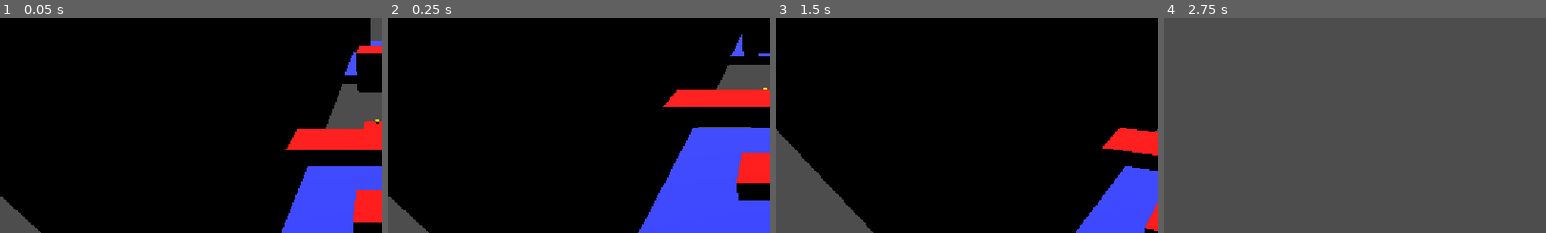
Above: before the commit, frames 1-4 (left to right).
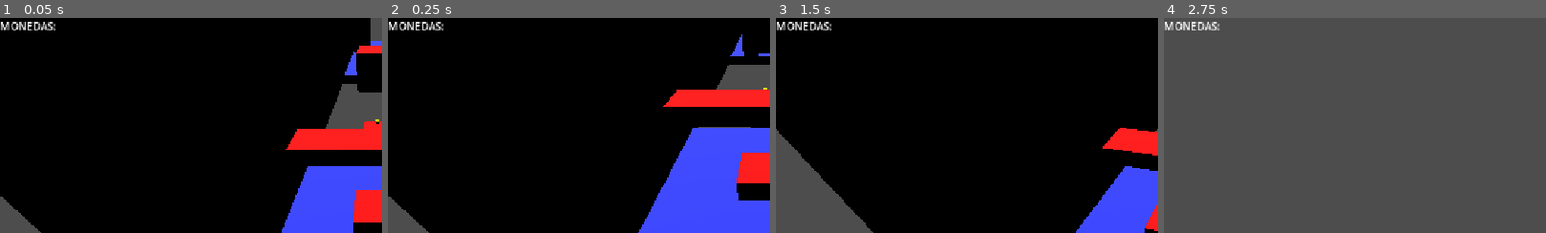
Above: after the commit, the same moments.

Repository: GonzaloDP/Movimiento3D-y-Grayboxing
Game: Godot game, scene res://Escenas/mundo.tscn
Two runs of this game, one before a commit and one after it. Both use one fixed random seed, a clock stepped at 60 frames per second and the inputs below. The project has no main scene, so this scene is started directly.
Inputs (mouse positions are % of the whole screen's width and height, from its top left):
- Up to frame 1 (0.05 s): no input
- Up to frame 2 (0.25 s): no input
- Up to frame 3 (1.5 s): tap Enter at 0.5 s; move the mouse to (55, 50) at 0.52 s; hold D (derecha) 0.53-1.28 s; tap Shift (dash) at 0.6 s; tap Space (salto) at 0.77, 1.25 s; move the mouse to (45, 50) at 1.27 s; hold A (izquierda) from 1.28 s (still down); tap W (delante) at 1.35 s
- Up to frame 4 (2.75 s): tap Space (salto) at 1.52 s; move the mouse to (52, 48) at 2.02 s; release A (izquierda) at 2.03 s; hold D (derecha) from 2.03 s (still down); hold S (detrás) from 2.03 s (still down)
The pictures show only the part of the screen within x 0-50%, y 0-50%; the shares and areas given below are measured in that part.

The runs differ from the first frame. In frame 1, 0.4% of the frame differs, in the area x 0-15%, y 1-6%; in frame 2, 0.4%; in frame 3, 0.4%; in frame 4, 0.4%.

Commit message:
ui más contador de monedas

Diff:
--- a/movimiento-3d-y-grayboxing/Escenas/mundo.tscn
+++ b/movimiento-3d-y-grayboxing/Escenas/mundo.tscn
@@ -2,6 +2,7 @@
 
 [ext_resource type="PackedScene" uid="uid://wi2cft7r1ihe" path="res://Escenas/player.tscn" id="1_wxucn"]
 [ext_resource type="PackedScene" uid="uid://fiwlp6f2wd3q" path="res://Escenas/moneda.tscn" id="2_5sfon"]
+[ext_resource type="PackedScene" uid="uid://b2bi7d4ixsttc" path="res://Escenas/ui.tscn" id="3_bqhdr"]
 
 [sub_resource type="StandardMaterial3D" id="StandardMaterial3D_i8vih"]
 albedo_color = Color(0.21176471, 0.25882354, 1, 1)
@@ -87,3 +88,5 @@
 
 [node name="Moneda3" parent="." unique_id=886511831 instance=ExtResource("2_5sfon")]
 transform = Transform3D(1, 0, 0, 0, 1, 0, 0, 0, 1, 3.626193, 1, -34)
+
+[node name="UI" parent="." unique_id=1525929635 instance=ExtResource("3_bqhdr")]
--- a/movimiento-3d-y-grayboxing/Escenas/player.tscn
+++ b/movimiento-3d-y-grayboxing/Escenas/player.tscn
@@ -15,10 +15,10 @@
 
 [sub_resource type="CapsuleShape3D" id="CapsuleShape3D_austa"]
 
-[node name="Player" type="Node3D" unique_id=329057766 groups=["player"]]
+[node name="Player" type="Node3D" unique_id=329057766]
 script = ExtResource("1_cnkc8")
 
-[node name="CharacterBody3D" type="CharacterBody3D" parent="." unique_id=732402177]
+[node name="CharacterBody3D" type="CharacterBody3D" parent="." unique_id=732402177 groups=["player"]]
 
 [node name="SpringArm3D" type="SpringArm3D" parent="CharacterBody3D" unique_id=450001827]
 transform = Transform3D(1, 0, 0, 0, 1, 0, 0, 0, 1, 0, 6.792364, -0.5495298)
--- a/movimiento-3d-y-grayboxing/Escenas/ui.tscn
+++ b/movimiento-3d-y-grayboxing/Escenas/ui.tscn
@@ -1,10 +1,13 @@
 [gd_scene format=3 uid="uid://b2bi7d4ixsttc"]
 
+[ext_resource type="Script" uid="uid://2dppslgdlpwg" path="res://Script/ui.gd" id="1_qkv3v"]
+
 [node name="UI" type="Node" unique_id=1525929635]
+script = ExtResource("1_qkv3v")
 
 [node name="CanvasLayer" type="CanvasLayer" parent="." unique_id=2039530024]
 
 [node name="Label" type="Label" parent="CanvasLayer" unique_id=1583791799]
-offset_right = 40.0
+offset_right = 85.0
 offset_bottom = 23.0
 text = "MONEDAS:"
--- a/movimiento-3d-y-grayboxing/Script/moneda.gd
+++ b/movimiento-3d-y-grayboxing/Script/moneda.gd
@@ -1,8 +1,9 @@
 extends Node3D
-
-@onready var player = $"."
 
 func _on_area_3d_body_entered(body: Node3D) -> void:
 	if body.is_in_group("player"):
-		body.aumentar_moneda()
+		body.get_parent().aumentar_moneda()
+		#print(player)
+
 	queue_free()
+	return
--- a/movimiento-3d-y-grayboxing/Script/player.gd
+++ b/movimiento-3d-y-grayboxing/Script/player.gd
@@ -7,12 +7,18 @@
 @export var impuslo_salto = 20.0
 @export var fuerza_dash = 50.0
 
+signal monedas_cambiaron(cantidad)
+
 var target_velocity = Vector3.ZERO
 var doble_salto = true
 var dash = true
 var haciendo_dash = false
 var ultima_direccion = Vector3.ZERO
 var contador_monedas = 0
+
+func _process(delta: float) -> void:
+	if contador_monedas == 3:
+		get_tree().quit()
 
 func _physics_process(delta: float) -> void:
 	var direction = Vector3.ZERO
@@ -75,4 +81,5 @@
 
 func aumentar_moneda():
 	contador_monedas += 1
-	print(contador_monedas)
+	monedas_cambiaron.emit(contador_monedas)
+	#print(contador_monedas)
--- /dev/null
+++ b/movimiento-3d-y-grayboxing/Script/ui.gd
@@ -0,0 +1,10 @@
+extends Node
+
+@onready var player = $"../CSGCombiner3D/Player"
+@onready var label = $CanvasLayer/Label
+
+func _ready() -> void:
+	player.monedas_cambiaron.connect(actualizar_contador)
+
+func actualizar_contador(cantidad):
+	label.text = "MONEDAS: " + str(cantidad)
Not shown, added: movimiento-3d-y-grayboxing/Script/ui.gd.uid
